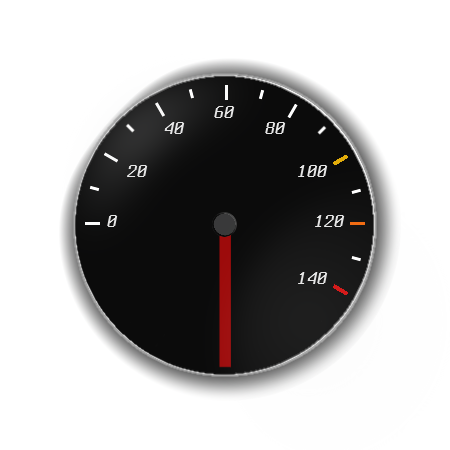
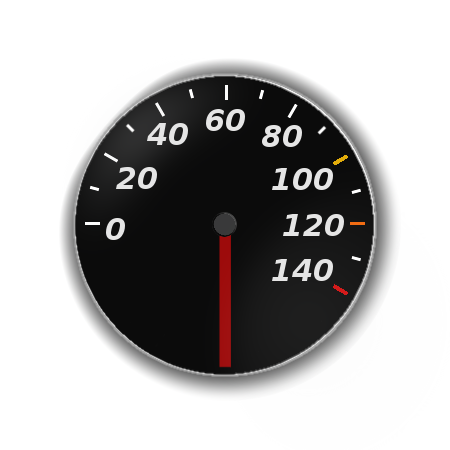
Revision of a layered 450 × 450 image; what changed, layer by layer:
painted on "140" over [272, 259, 333, 284]
painted on "120" over [283, 214, 345, 236]
painted on "100" over [272, 165, 333, 190]
painted on "80" over [262, 122, 302, 147]
painted on "60" over [206, 106, 245, 131]
painted on "40" over [147, 122, 188, 145]
painted on "20" over [116, 165, 157, 189]
painted on "0" over [106, 215, 125, 240]
